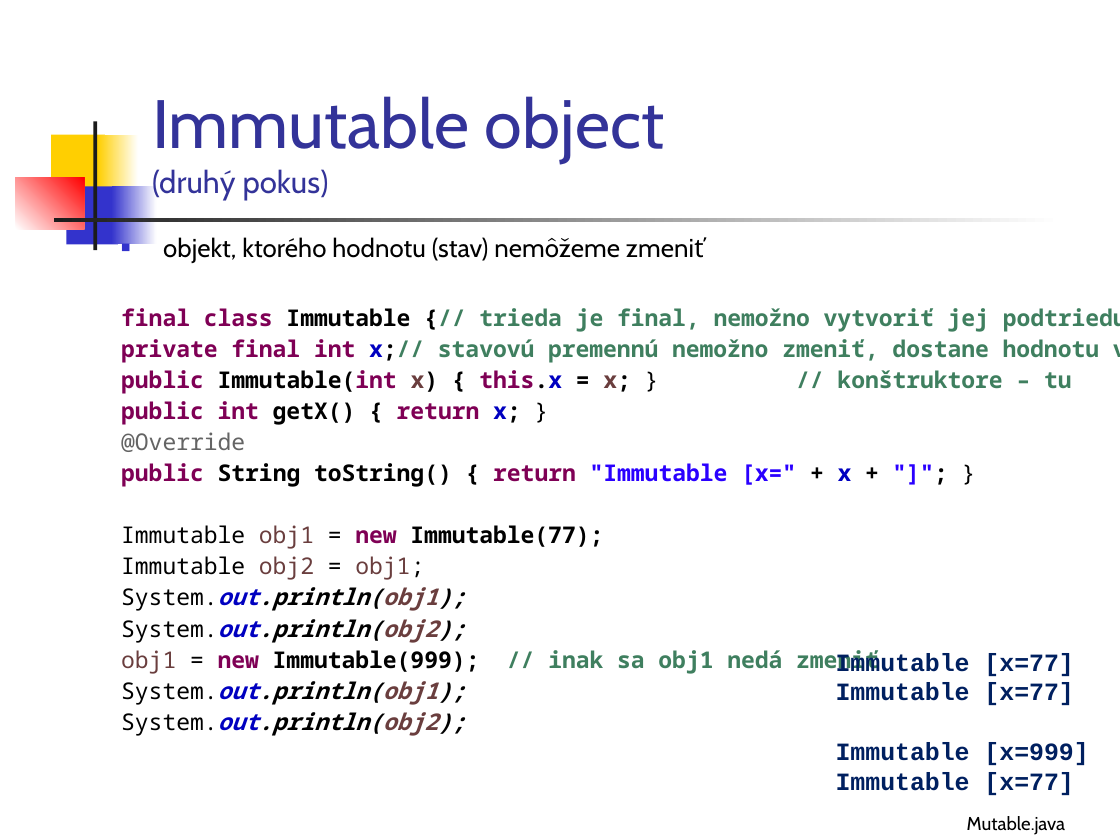
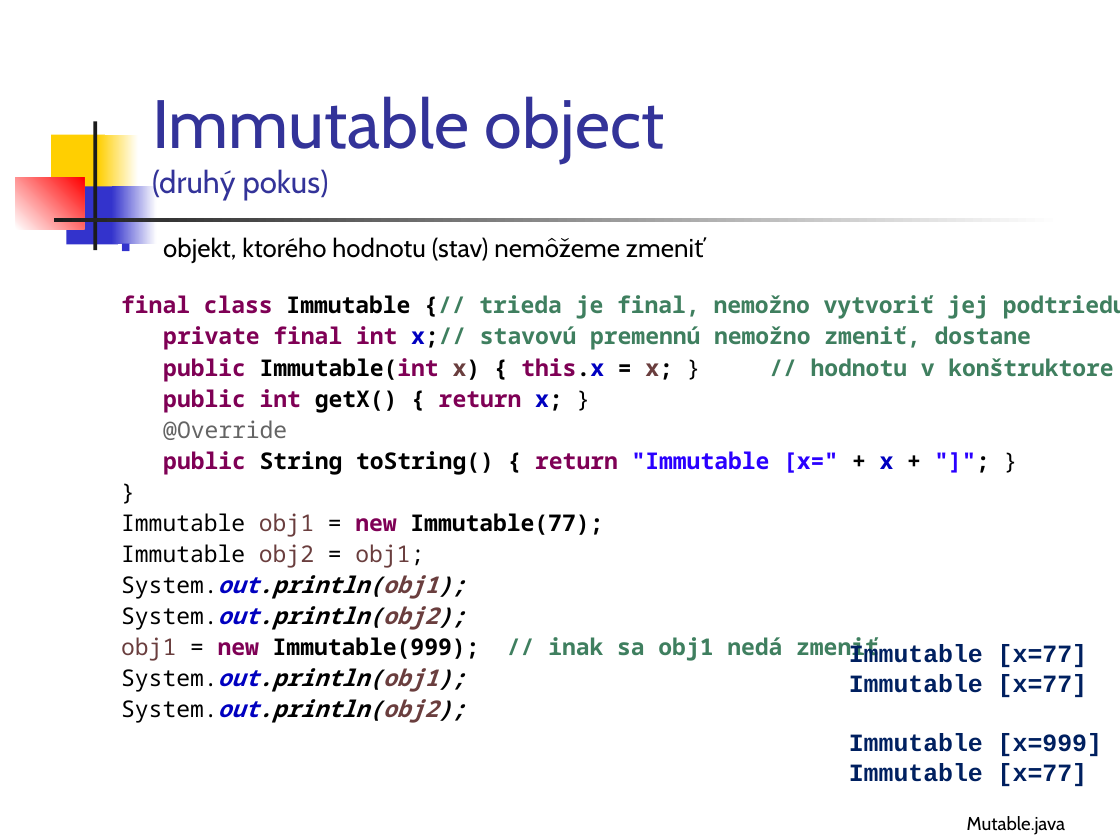
Before and after one commit to Programovanie4/Prednasky, a slide deck: slide 21 of 04/04_java.ppt. Drawn at 1120x840 pixels with LibreOffice and Linux fonts; fonts in the diff are those of the drawing. Boxes give left, top, right and bottom in pixels: in the first picture for what was removed or moved away, otherwise in the second. Text is boxed around its words. In the diff, an @@ line names an element or a change of style, - is before the commit and + after.

```diff
--- a/04/04_java.ppt
+++ b/04/04_java.ppt
@@ text at (121, 237, 1120, 723): paragraph added @@
+}
@@ text at (163, 326, 1113, 381): text changed @@
-private final int x;// stavovú premennú nemožno zmeniť, dostane hodnotu v
-public Immutable(int x) { this.x = x; } // konštruktore – tu
+private final int x;// stavovú premennú nemožno zmeniť, dostane
+public Immutable(int x) { this.x = x; } // hodnotu v konštruktore
@@ text "Immutable [x=77]": place and size @@
-text "Immutable [x=77]" at (836, 652, 1088, 795)
+text "Immutable [x=77]" at (849, 644, 1102, 786)
```
Also in this commit, not shown: 6 other slides changed, 1 slide added, 4 other files.
